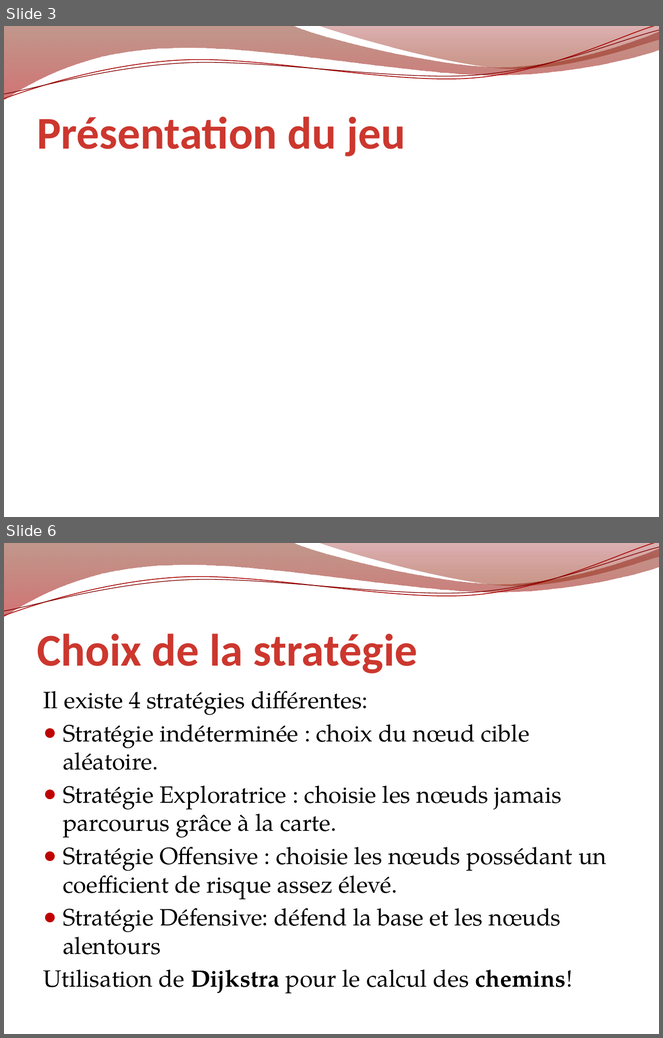
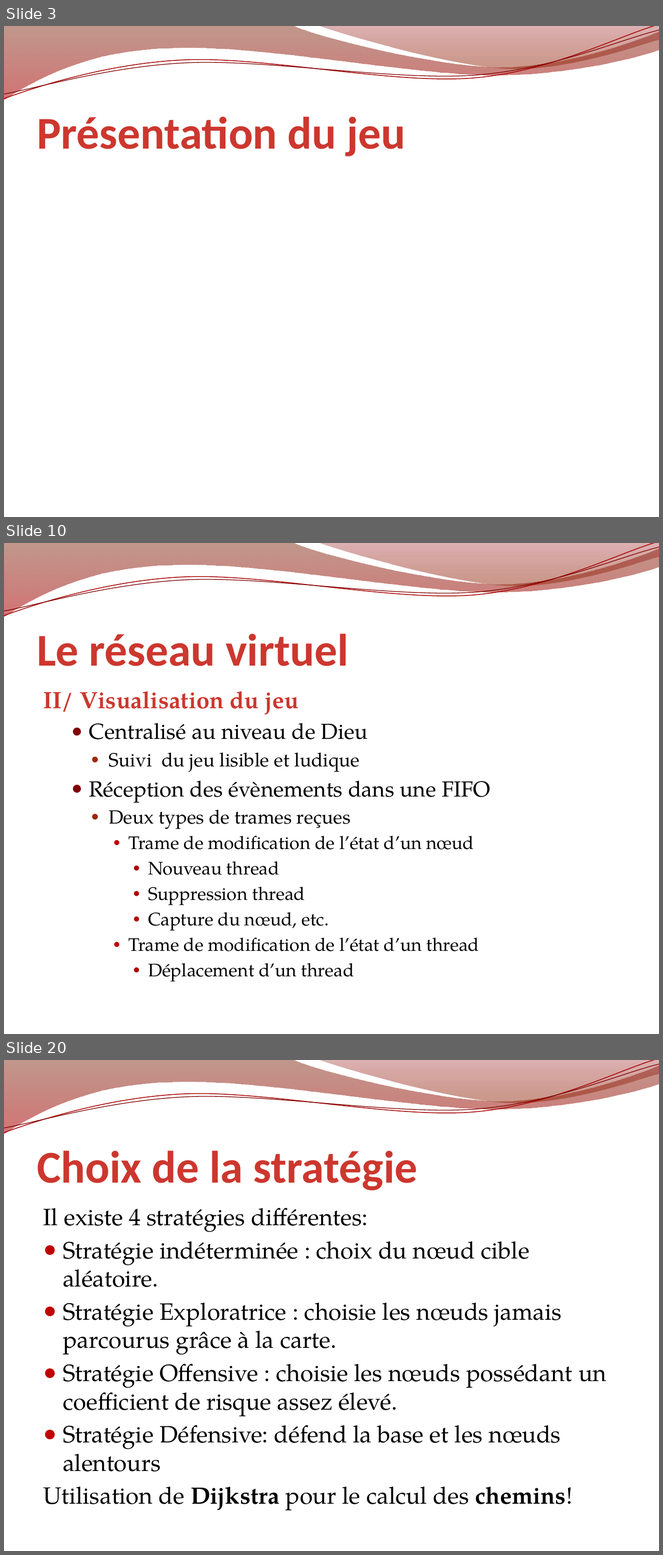
Before and after one commit to erz/voogle, a slide deck: doc/Voogle.pptx. Shown one above the other, each under a label of ours: slides 3 and 6 before the commit, slides 3, 10 and 20 after it; the slides between them are not shown. The pictures are 663x1038 and 663x1555 pixels, drawn with LibreOffice and Linux fonts; fonts in the diff are those of the drawing; background and template pictures are left out. Boxes give left, top, right and bottom in pixels: in the first picture for what was removed or moved away, otherwise in the second. Text is boxed around its words. In the diff, an @@ line names an element or a change of style, - is before the commit and + after.

```diff
--- a/doc/Voogle.pptx
+++ b/doc/Voogle.pptx
@@ slide 10 added at <box>4,543,659,1034</box>, background picture (left out); not listed: 4 template elements that a slide beside it also shows @@
@@ title added at <box>37,633,349,666</box>, 50 pt, text gradient #501100 to #CC372E to #F9EEEE, bold @@
+Le réseau virtuel
@@ text added at <box>43,691,490,982</box>, 20 pt, text #000000 @@
+II/ Visualisation du jeu
+  ● Centralisé au niveau de Dieu
+    ● Suivi du jeu lisible et ludique
+  ● Réception des évènements dans une FIFO
+    ● Deux types de trames reçues
+      ● Trame de modification de l’état d’un nœud
+        ● Nouveau thread
+        ● Suppression thread
+        ● Capture du nœud, etc.
+      ● Trame de modification de l’état d’un thread
+        ● Déplacement d’un thread
@@ what was slide 6 is now slide 20 @@
```
Also in this commit, not shown: 14 other slides added, 1 slide removed.
